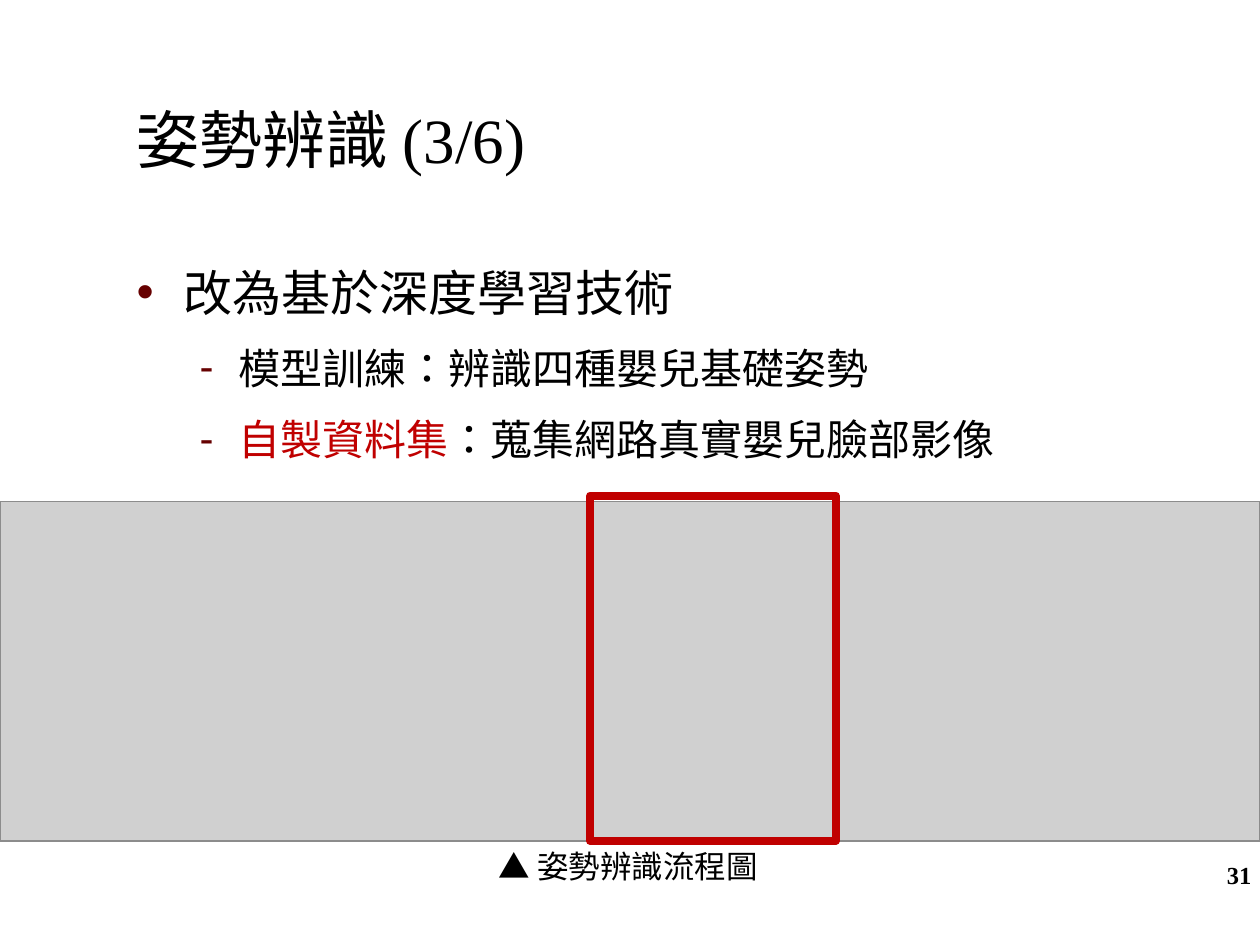
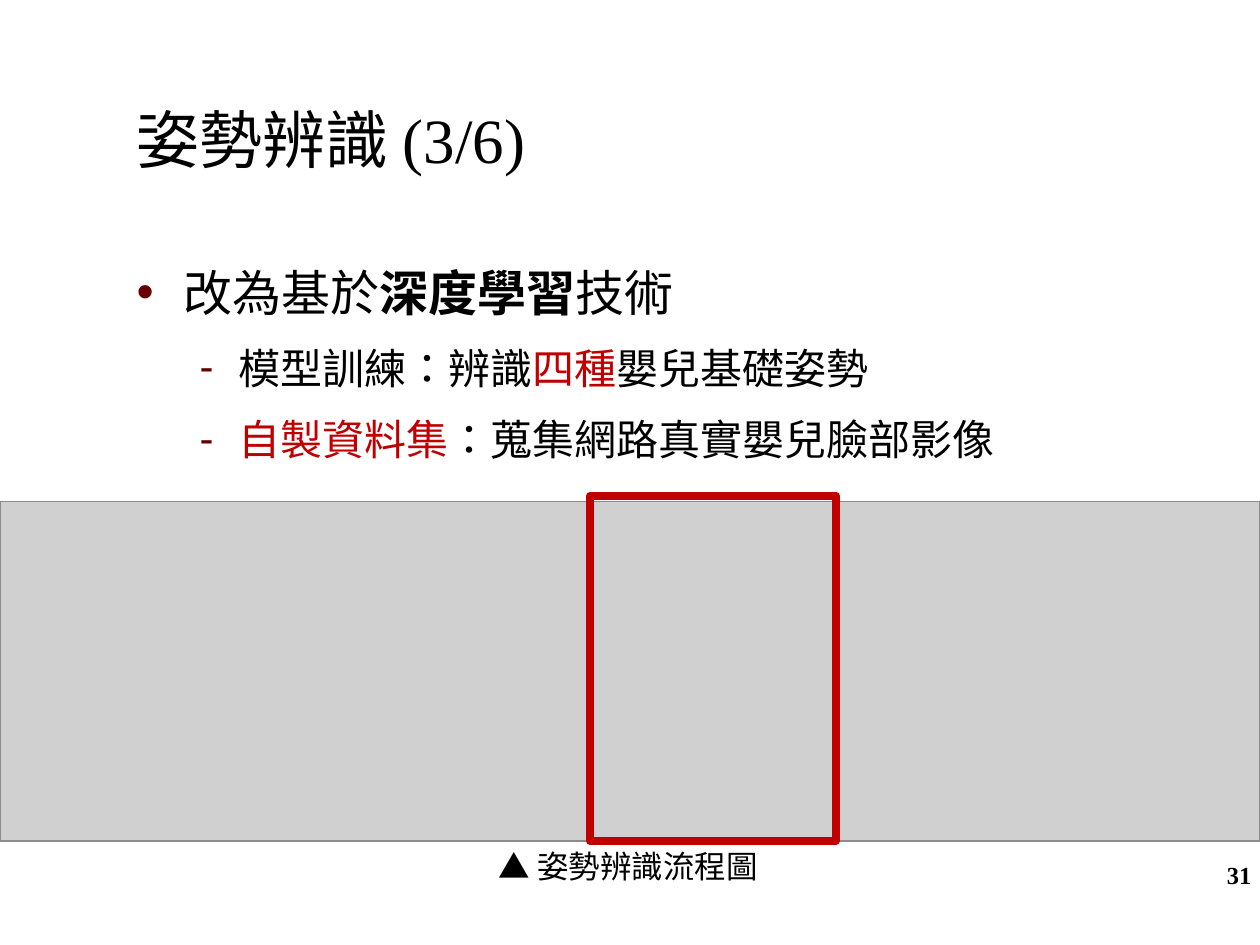
Before and after one commit to ChiaChunWang0821/master_thesis, a slide deck: slide 31 of oral_exam_slide.pptx. Drawn at 1260x945 pixels with LibreOffice and Linux fonts; fonts in the diff are those of the drawing; grey boxes stand for pictures; background and template pictures are left out. Boxes give left, top, right and bottom in pixels: in the first picture for what was removed or moved away, otherwise in the second. Text is boxed around its words. In the diff, an @@ line names an element or a change of style, - is before the commit and + after.

```diff
--- a/oral_exam_slide.pptx
+++ b/oral_exam_slide.pptx
@@ text at <box>184,269,869,388</box>: bold on in "改為基於深度學習技術"; text colour #000000 to #C00000 in "模型訓練：辨識四種嬰兒基礎姿勢" @@
```
Also in this commit, not shown: 5 other slides changed.
